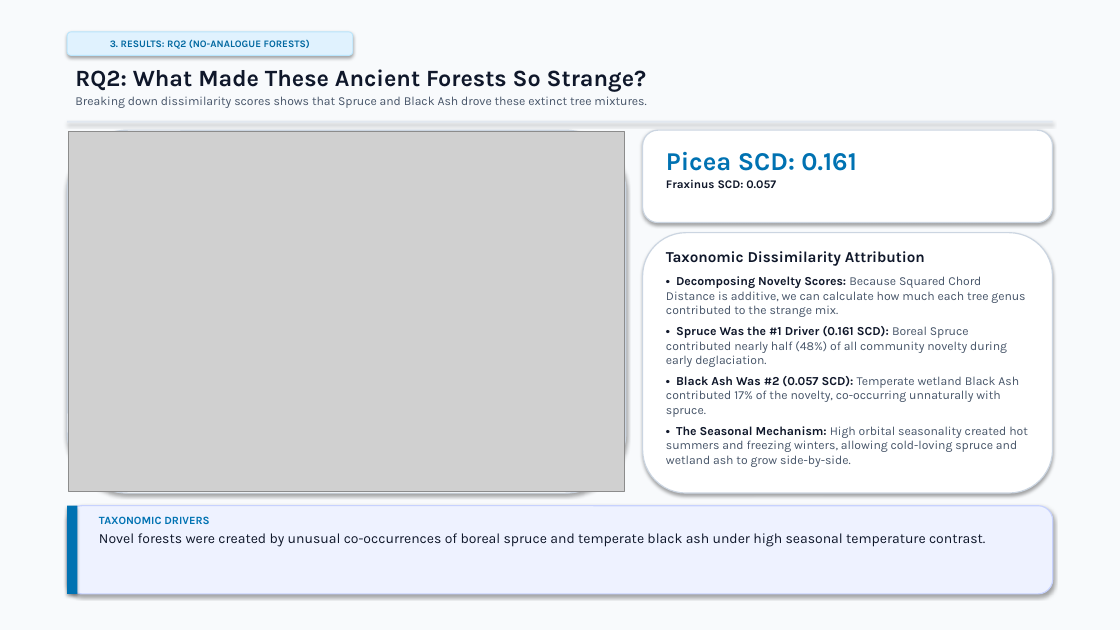
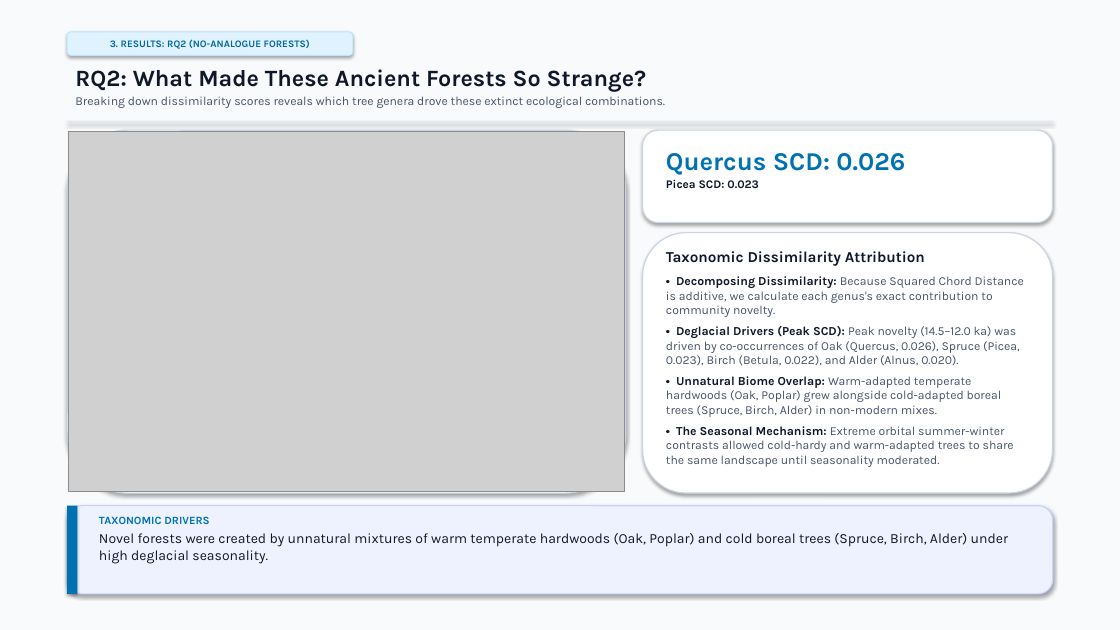
Before and after one commit to vivek-r-2000/EST-Project, a slide deck: slide 12 of TBD2_Final_Project_Presentation_unslopped.pptx. Drawn at 1120x630 pixels with LibreOffice and Linux fonts; fonts in the diff are those of the drawing; grey boxes stand for pictures. Boxes give left, top, right and bottom in pixels: in the first picture for what was removed or moved away, otherwise in the second. Text is boxed around its words. In the diff, an @@ line names an element or a change of style, - is before the commit and + after.

```diff
--- a/TBD2_Final_Project_Presentation_unslopped.pptx
+++ b/TBD2_Final_Project_Presentation_unslopped.pptx
@@ text at bbox=[75, 96, 665, 108]: text changed @@
-Breaking down dissimilarity scores shows that Spruce and Black Ash drove these extinct tree mixtures.
+Breaking down dissimilarity scores reveals which tree genera drove these extinct ecological combinations.
@@ text at bbox=[666, 153, 905, 188]: text changed; size 10 to 22 pt; text colour #0F172A to #0072B2 @@
-Picea SCD: 0.161
-Fraxinus SCD: 0.057
+Quercus SCD: 0.026
+Picea SCD: 0.023
@@ text at bbox=[666, 276, 1024, 467]: text changed @@
-• Decomposing Novelty Scores: Because Squared Chord Distance is additive, we can calculate how much each tree genus contributed to the strange mix.
-• Spruce Was the #1 Driver (0.161 SCD): Boreal Spruce contributed nearly half (48%) of all community novelty during early deglaciation.
-• Black Ash Was #2 (0.057 SCD): Temperate wetland Black Ash contributed 17% of the novelty, co-occurring unnaturally with spruce.
-• The Seasonal Mechanism: High orbital seasonality created hot summers and freezing winters, allowing cold-loving spruce and wetland ash to grow side-by-side.
+• Decomposing Dissimilarity: Because Squared Chord Distance is additive, we calculate each genus's exact contribution to community novelty.
+• Deglacial Drivers (Peak SCD): Peak novelty (14.5–12.0 ka) was driven by co-occurrences of Oak (Quercus, 0.026), Spruce (Picea, 0.023), Birch (Betula, 0.022), and Alder (Alnus, 0.020).
+• Unnatural Biome Overlap: Warm-adapted temperate hardwoods (Oak, Poplar) grew alongside cold-adapted boreal trees (Spruce, Birch, Alder) in non-modern mixes.
+• The Seasonal Mechanism: Extreme orbital summer-winter contrasts allowed cold-hardy and warm-adapted trees to share the same landscape until seasonality moderated.
@@ text at bbox=[99, 533, 1008, 564]: text changed @@
-Novel forests were created by unusual co-occurrences of boreal spruce and temperate black ash under high seasonal temperature contrast.
+Novel forests were created by unnatural mixtures of warm temperate hardwoods (Oak, Poplar) and cold boreal trees (Spruce, Birch, Alder) under high deglacial seasonality.
```
Also in this commit, not shown: 8 other slides changed, 2 other files.
